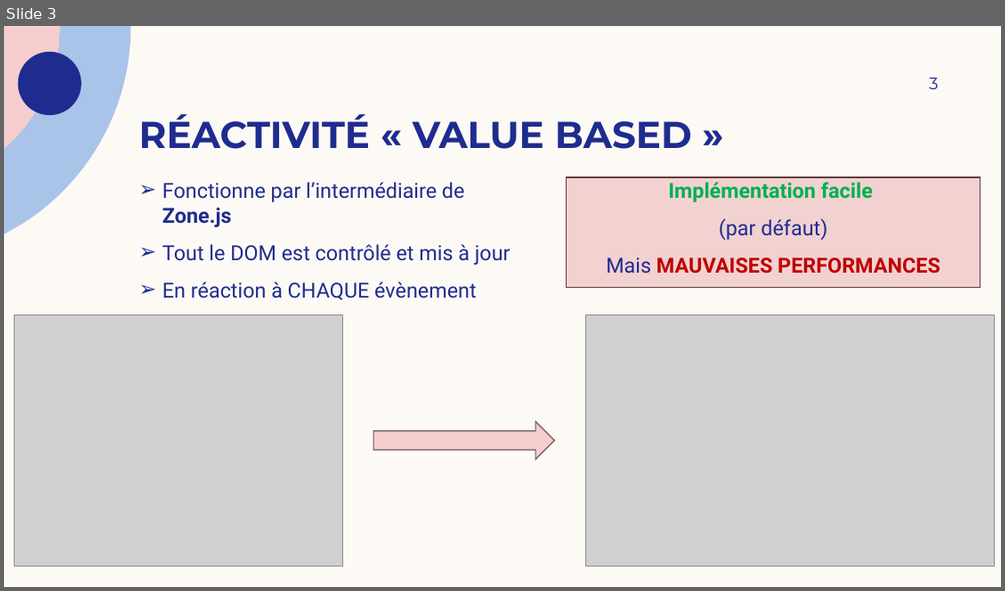
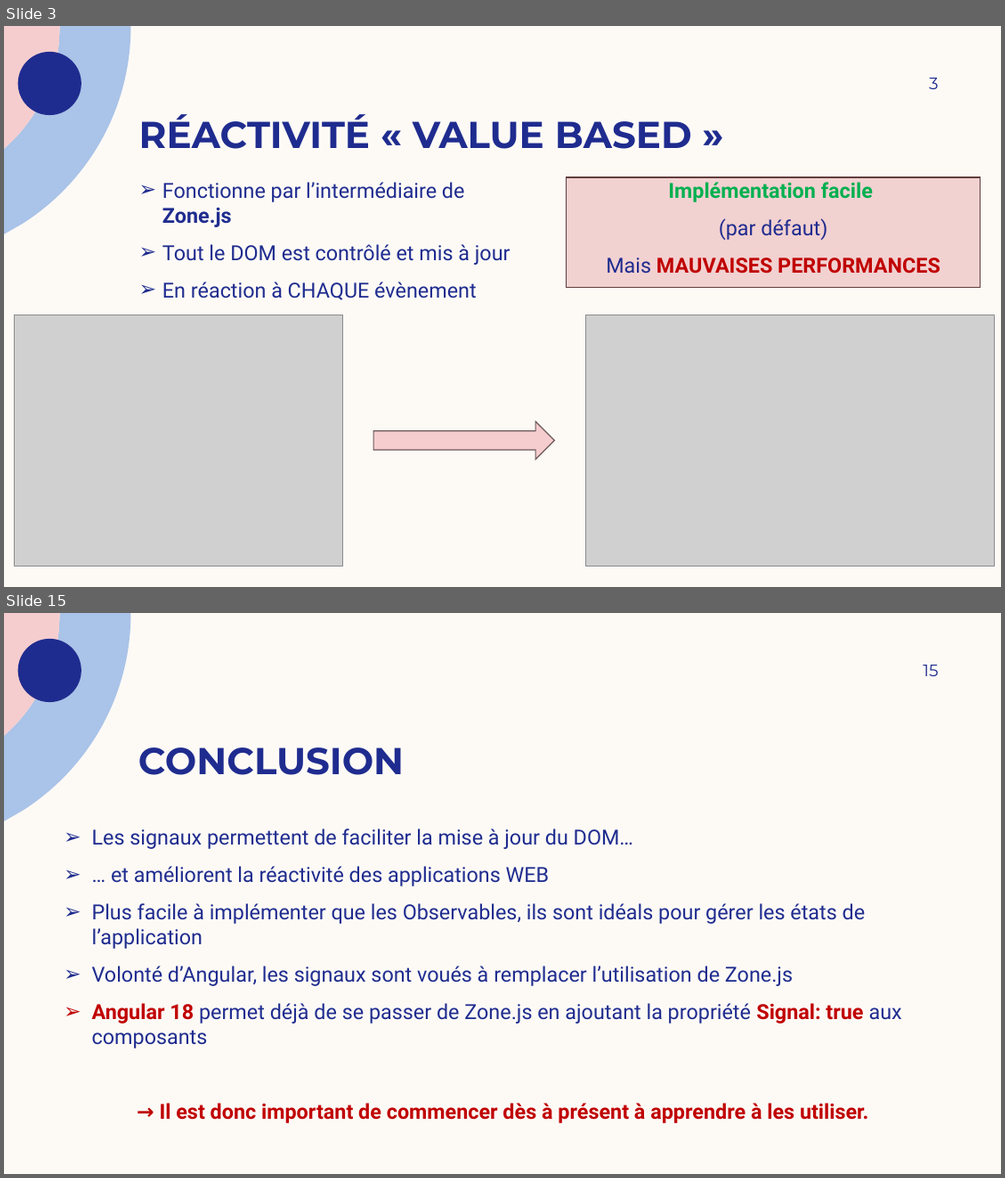
Before and after one commit to JeromeD1/angular-signaux, a slide deck: Angular signals - présentation.pptx. Shown one above the other, each under a label of ours: slide 3 before the commit, slides 3 and 15 after it; the slides between them are not shown. The pictures are 1005x591 and 1005x1178 pixels, drawn with LibreOffice and Linux fonts; fonts in the diff are those of the drawing; grey boxes stand for pictures. Boxes give left, top, right and bottom in pixels: in the first picture for what was removed or moved away, otherwise in the second. Text is boxed around its words. In the diff, an @@ line names an element or a change of style, - is before the commit and + after.

```diff
--- a/Angular signals - présentation.pptx
+++ b/Angular signals - présentation.pptx
@@ slide 15 added at (4, 613, 1001, 1174), background #FDFAF6; not listed: 3 template elements that a slide beside it also shows @@
@@ page number added at (922, 665, 938, 676), 16 pt, text #1F2C8F @@
+15
@@ title added at (138, 747, 404, 775), 36 pt, text #1F2C8F, bold @@
+CONCLUSION
@@ text added at (92, 828, 902, 1123), 20 pt, text #1F2C8F @@
+➢ Les signaux permettent de faciliter la mise à jour du DOM…
+➢ … et améliorent la réactivité des applications WEB
+➢ Plus facile à implémenter que les Observables, ils sont idéals pour gérer les états de l’application
+➢ Volonté d’Angular, les signaux sont voués à remplacer l’utilisation de Zone.js
+➢ Angular 18 permet déjà de se passer de Zone.js en ajoutant la propriété Signal: true aux composants
+→ Il est donc important de commencer dès à présent à apprendre à les utiliser.
```
Also in this commit, not shown: 1 slide changed, 11 other slides added, 1 slide removed, 2 other files.
